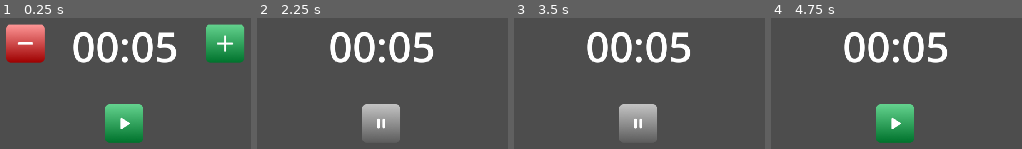
Above: before the commit, frames 1-4 (left to right).
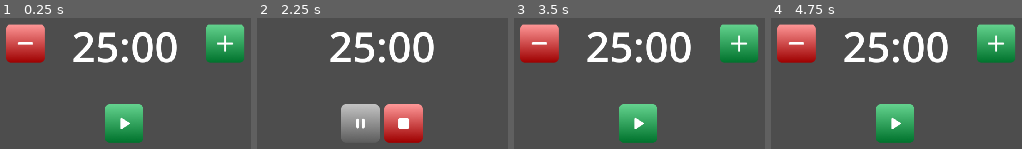
Above: after the commit, the same moments.

Repository: justkuzan/pomodoro-timer
Game: Godot game, scene res://Scenes/All Timers/all_timers_general_scene.tscn
Same seed, same stepped clock (60 frames per second), same inputs: the game is played once before the commit and once after it.
Inputs (mouse positions are in pixels of both pictures, inside the frame that each line leads up to):
- Up to frame 1 (0.25 s): no input
- Up to frame 2 (2.25 s): click (282, 42) at 0.5 s; click (482, 42) at 1.25 s; click (379, 124) at 2 s
- Up to frame 3 (3.5 s): click (659, 124) at 2.77 s
- Up to frame 4 (4.75 s): click (893, 124) at 3.52 s; click (916, 124) at 4.27 s

The runs differ from the first frame. In frame 1, 2.5% of the frame differs, in the area x 29-71%, y 10-35%; in frame 2, 9.9%; in frame 3, 16%, in the area x 2-98%, y 4-96%; in frame 4, 12%.

Commit message:
feat: implement time adjustment controls (+/- 5 min)
Added UI buttons for increasing/decreasing timer duration by 5 minutes.

Implemented handling logic in the UI Controller and synchronized it with the Main scene logic.

Ensured time adjustments respect the current timer state.

Diff:
--- a/Scenes/All Timers/all_timers_general_scene.gd
+++ b/Scenes/All Timers/all_timers_general_scene.gd
@@ -6,8 +6,9 @@
 enum State { ONLOADED, STOPPED, RUNNING, PAUSED, ENDED }
 var state: State = State.STOPPED
 
-var user_minutes: int = 0
-var user_seconds: int = 5
+
+var user_minutes: int = 25
+var user_seconds: int = 0
 
 
 func _ready() -> void:
@@ -52,6 +53,9 @@
 	work_timer.set_time(user_minutes, user_seconds)
 	pass
 
+#func manage_time(minutes: int) -> int:
+	#if _on_timer_controls_minutes_added()
+	#return minutes
 
 func _on_timer_controls_running() -> void:
 	change_state(State.RUNNING)
@@ -67,3 +71,17 @@
 
 func _on_work_timer_scene_timer_finished() -> void:
 	change_state(State.ENDED)
+
+
+func _on_timer_controls_minutes_added() -> void:
+	if user_minutes >= 55:
+		return
+	user_minutes += 5
+	set_time_in_timer()
+
+
+func _on_timer_controls_minutes_reduced() -> void:
+	if user_minutes <= 5:
+		return
+	user_minutes -= 5
+	set_time_in_timer()
--- a/Scenes/All Timers/all_timers_general_scene.tscn
+++ b/Scenes/All Timers/all_timers_general_scene.tscn
@@ -15,6 +15,8 @@
 offset_right = 960.0
 
 [connection signal="timer_finished" from="work_timer_scene" to="." method="_on_work_timer_scene_timer_finished"]
+[connection signal="minutes_added" from="timer_controls" to="." method="_on_timer_controls_minutes_added"]
+[connection signal="minutes_reduced" from="timer_controls" to="." method="_on_timer_controls_minutes_reduced"]
 [connection signal="paused" from="timer_controls" to="." method="_on_timer_controls_paused"]
 [connection signal="running" from="timer_controls" to="." method="_on_timer_controls_running"]
 [connection signal="stopped" from="timer_controls" to="." method="_on_timer_controls_stopped"]
--- a/UI/timer_controls.gd
+++ b/UI/timer_controls.gd
@@ -3,6 +3,9 @@
 signal stopped
 signal running
 signal paused
+signal minutes_added
+signal minutes_reduced
+
 
 @onready var play_button: TextureButton = $play_pause_stop_V/play_pause_stop_H/play_pause/play
 @onready var pause_button: TextureButton = $play_pause_stop_V/play_pause_stop_H/play_pause/pause
@@ -26,6 +29,7 @@
 func ui_running() -> void:
 	play_button.hide()
 	pause_button.show()
+	stop_button.show()
 	add_minutes_button.hide()
 	reduce_minutes_button.hide()
 
@@ -33,6 +37,7 @@
 func ui_paused() -> void:
 	play_button.show()
 	pause_button.hide()
+	stop_button.show()
 	add_minutes_button.hide()
 	reduce_minutes_button.hide()
 
@@ -40,6 +45,7 @@
 func ui_stopped() -> void:
 	play_button.show()
 	pause_button.hide()
+	stop_button.hide()
 	add_minutes_button.show()
 	reduce_minutes_button.show()
 
@@ -47,16 +53,17 @@
 func ui_ended() -> void:
 	play_button.show()
 	pause_button.hide()
+	stop_button.hide()
 	add_minutes_button.show()
 	reduce_minutes_button.show()
 
 
-func _on_reduce_minutes_pressed() -> void:
-	pass
+func _on_add_minutes_pressed() -> void:
+	emit_signal("minutes_added")
 
 
-func _on_add_minutes_pressed() -> void:
-	pass
+func _on_reduce_minutes_pressed() -> void:
+	emit_signal("minutes_reduced")
 
 
 func _on_play_pressed() -> void:
